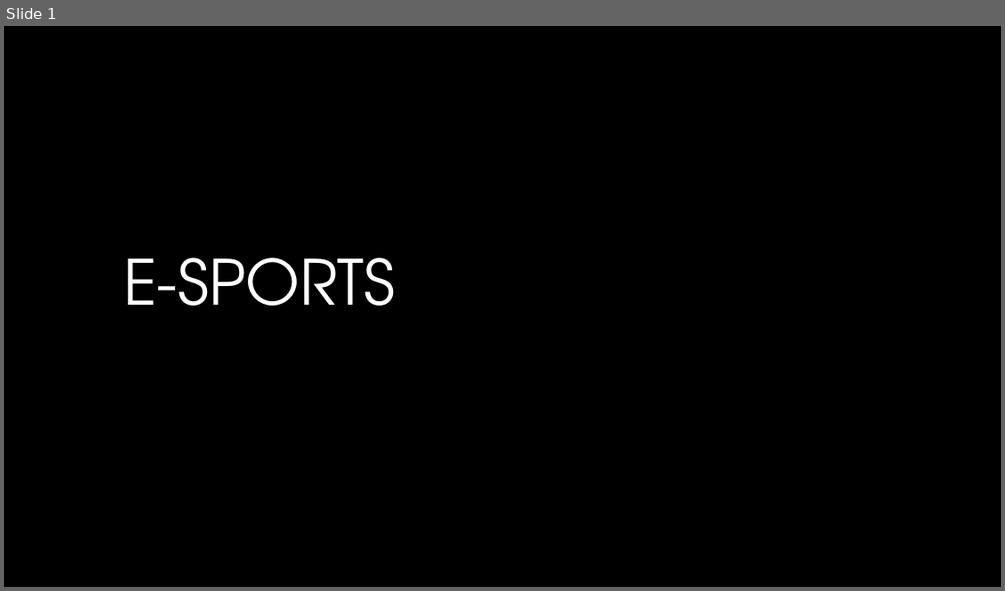
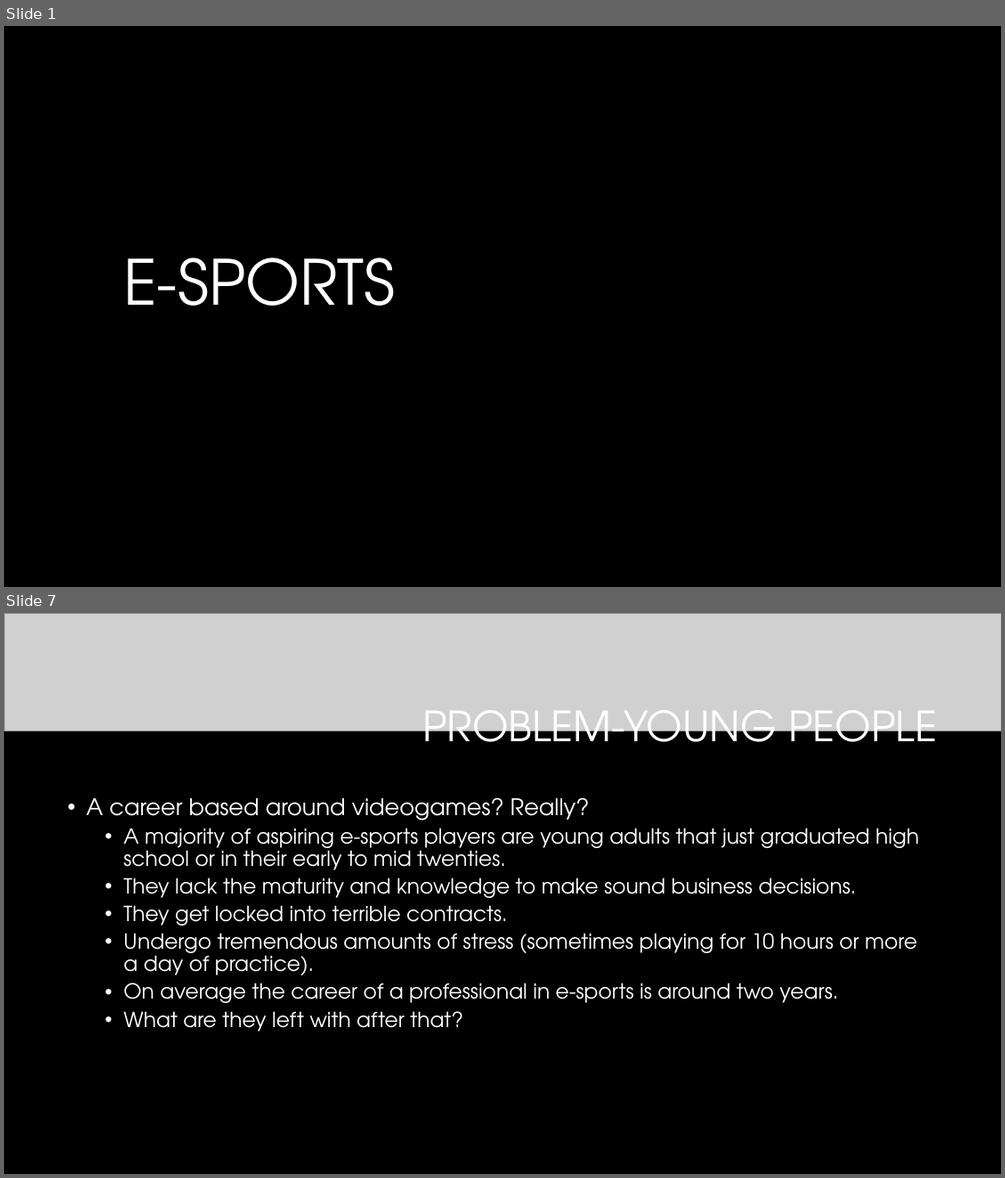
Before and after one commit to vinceleg/lab04_repo, a slide deck: dtc_team16_pitch_presentation.pptx. Shown one above the other, each under a label of ours: slide 1 before the commit, slides 1 and 7 after it; the slides between them are not shown. The pictures are 1005x591 and 1005x1178 pixels, drawn with LibreOffice and Linux fonts; fonts in the diff are those of the drawing; grey boxes stand for pictures; background and template pictures are left out. Boxes give left, top, right and bottom in pixels: in the first picture for what was removed or moved away, otherwise in the second. Text is boxed around its words. In the diff, an @@ line names an element or a change of style, - is before the commit and + after.

Commit message:
did the problems part

```diff
--- a/dtc_team16_pitch_presentation.pptx
+++ b/dtc_team16_pitch_presentation.pptx
@@ slide 7 added at (4,613,1001,1174), background picture (left out) @@
@@ picture added at (4,613,1001,731) @@
@@ title added at (422,710,937,761), 40 pt, text #FFFFFF @@
+PROBLEM-YOUNG PEOPLE
@@ text added at (86,797,919,1031), 20 pt, text #FFFFFF @@
+• A career based around videogames? Really?
+  • A majority of aspiring e-sports players are young adults that just graduated high school or in their early to mid twenties.
+  • They lack the maturity and knowledge to make sound business decisions.
+  • They get locked into terrible contracts.
+  • Undergo tremendous amounts of stress (sometimes playing for 10 hours or more a day of practice).
+  • On average the career of a professional in e-sports is around two years.
+  • What are they left with after that?
```
Also in this commit, not shown: 5 other slides added, 1 slide removed.
